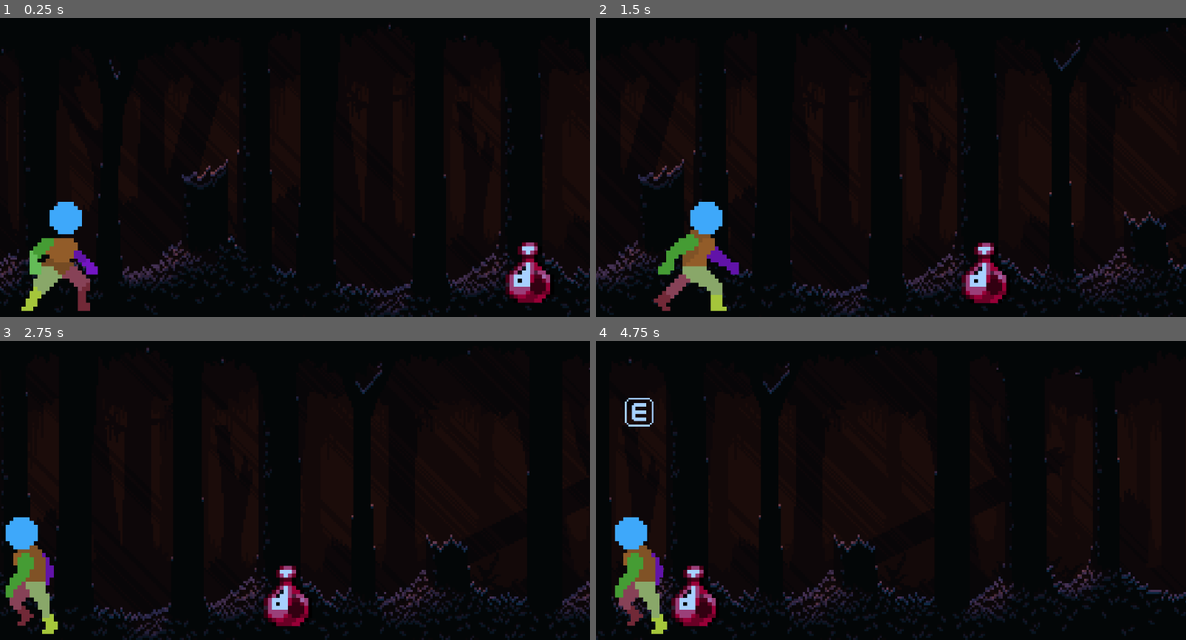
Above: before the commit, frames 1-4 (two rows, left to right).
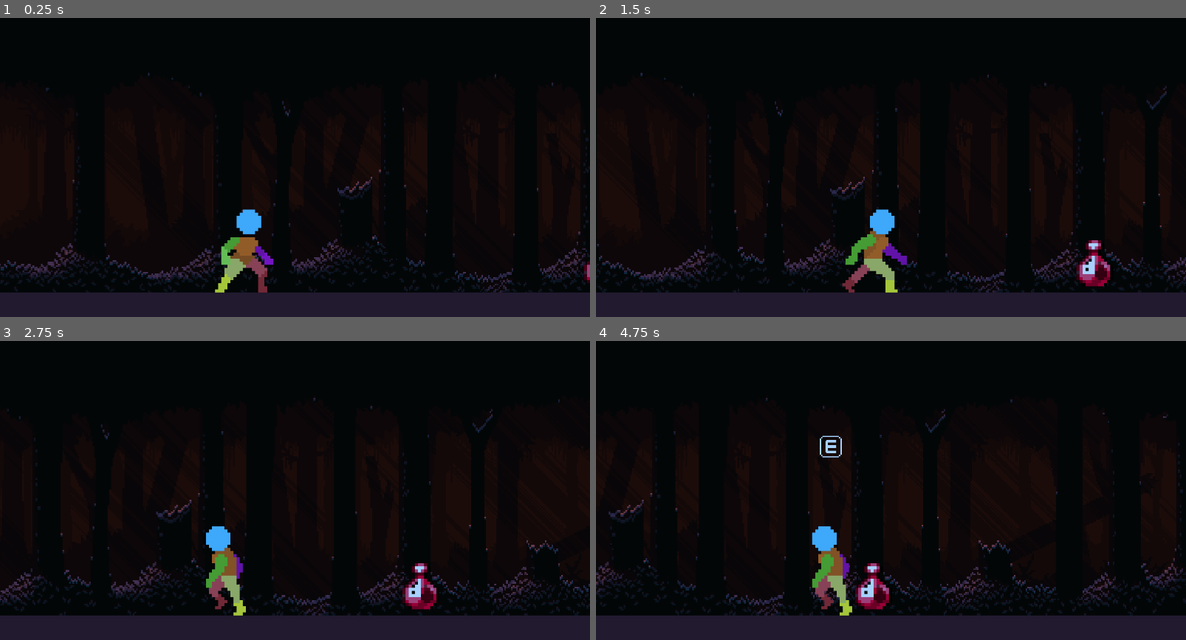
Above: after the commit, the same moments.

Repository: Zhea606/Game-jam-Godot
Game: Godot game, scene res://scenes/Mundo.tscn
The game is run twice, just before and just after one commit, with the same random seed, the same clock (stepped at 60 frames per second) and the same inputs.
Inputs:
- Up to frame 1 (0.25 s): no input
- Up to frame 2 (1.5 s): hold Right (ui_right) from 0.53 s (still down); tap F (switch_light) at 0.6, 1.35 s
- Up to frame 3 (2.75 s): release Right (ui_right) at 2.03 s; hold Left (ui_left) from 2.03 s (still down); tap F (switch_light) at 2.1 s
- Up to frame 4 (4.75 s): release Left (ui_left) at 2.78 s; hold Right (ui_right) 2.78-4.28 s; tap F (switch_light) at 2.85, 3.6, 4.35 s; hold Left (ui_left) from 4.28 s (still down)

The runs differ from the first frame. In frame 1, 15% of the frame differs, in the area x 0-100%, y 2-100%; in frame 2, 16%; in frame 3, 15%; in frame 4, 16%, in the area x 0-100%, y 3-100%.

Commit message:
fix : we add new inputs, and fix the camera

Diff:
--- a/tincho/project.godot
+++ b/tincho/project.godot
@@ -19,7 +19,24 @@
 
 switch_light={
 "deadzone": 0.5,
-"events": [Object(InputEventKey,"resource_local_to_scene":false,"resource_name":"","device":-1,"window_id":0,"alt_pressed":false,"shift_pressed":false,"ctrl_pressed":false,"meta_pressed":false,"pressed":false,"keycode":0,"physical_keycode":70,"key_label":0,"unicode":102,"echo":false,"script":null)
+"events": [Object(InputEventKey,"resource_local_to_scene":false,"resource_name":"","device":-1,"window_id":0,"alt_pressed":false,"shift_pressed":false,"ctrl_pressed":false,"meta_pressed":false,"pressed":false,"keycode":70,"physical_keycode":70,"key_label":70,"unicode":102,"echo":false,"script":null)
+]
+}
+right_move={
+"deadzone": 0.5,
+"events": [Object(InputEventKey,"resource_local_to_scene":false,"resource_name":"","device":-1,"window_id":0,"alt_pressed":false,"shift_pressed":false,"ctrl_pressed":false,"meta_pressed":false,"pressed":false,"keycode":0,"physical_keycode":68,"key_label":0,"unicode":100,"echo":false,"script":null)
+, Object(InputEventKey,"resource_local_to_scene":false,"resource_name":"","device":-1,"window_id":0,"alt_pressed":false,"shift_pressed":false,"ctrl_pressed":false,"meta_pressed":false,"pressed":false,"keycode":0,"physical_keycode":4194321,"key_label":0,"unicode":0,"echo":false,"script":null)
+]
+}
+left_move={
+"deadzone": 0.5,
+"events": [Object(InputEventKey,"resource_local_to_scene":false,"resource_name":"","device":-1,"window_id":0,"alt_pressed":false,"shift_pressed":false,"ctrl_pressed":false,"meta_pressed":false,"pressed":false,"keycode":0,"physical_keycode":65,"key_label":0,"unicode":97,"echo":false,"script":null)
+, Object(InputEventKey,"resource_local_to_scene":false,"resource_name":"","device":-1,"window_id":0,"alt_pressed":false,"shift_pressed":false,"ctrl_pressed":false,"meta_pressed":false,"pressed":false,"keycode":0,"physical_keycode":4194319,"key_label":0,"unicode":0,"echo":false,"script":null)
+]
+}
+interactive_object={
+"deadzone": 0.5,
+"events": [Object(InputEventKey,"resource_local_to_scene":false,"resource_name":"","device":-1,"window_id":0,"alt_pressed":false,"shift_pressed":false,"ctrl_pressed":false,"meta_pressed":false,"pressed":false,"keycode":0,"physical_keycode":69,"key_label":0,"unicode":101,"echo":false,"script":null)
 ]
 }
 
--- /dev/null
+++ b/tincho/scenes/Brother's House.tscn
@@ -0,0 +1,3 @@
+[gd_scene format=3 uid="uid://m2d01u8iw0n2"]
+
+[node name="Brother\'s House" type="Node2D"]
--- a/tincho/scenes/Mundo.tscn
+++ b/tincho/scenes/Mundo.tscn
@@ -1094,7 +1094,6 @@
 texture = ExtResource("5_17teg")
 
 [node name="TileMap" type="TileMap" parent="."]
-visible = false
 position = Vector2(0, -1)
 tile_set = SubResource("TileSet_7agih")
 format = 2
@@ -1118,11 +1117,9 @@
 position = Vector2(48, -17)
 
 [node name="Camera2D" type="Camera2D" parent="CharacterBody2D"]
-offset = Vector2(-15.3, -64.715)
-anchor_mode = 0
-zoom = Vector2(7.88, 7.88)
-limit_left = -15
-limit_right = 425
+offset = Vector2(15, -30)
+zoom = Vector2(6, 6)
+limit_left = -47
 position_smoothing_enabled = true
 rotation_smoothing_enabled = true
 editor_draw_limits = true
--- a/tincho/scripts/player.gd
+++ b/tincho/scripts/player.gd
@@ -16,7 +16,7 @@
 	velocity.y += gravity
 	var friction = false
 
-	if Input.is_action_pressed("ui_right"):
+	if Input.is_action_pressed("right_move"):
 		sprite.visible = false
 		spriteWalking.visible = true
 		sprite.flip_h = false
@@ -24,7 +24,7 @@
 		animationPlayer.play("Walk")
 		velocity.x = min(velocity.x + moveSpeed, maxSpeed)
 		light.rotation_degrees = 0
-	elif Input.is_action_pressed("ui_left"):
+	elif Input.is_action_pressed("left_move"):
 		sprite.visible = false
 		spriteWalking.visible = true
 		sprite.flip_h = true
